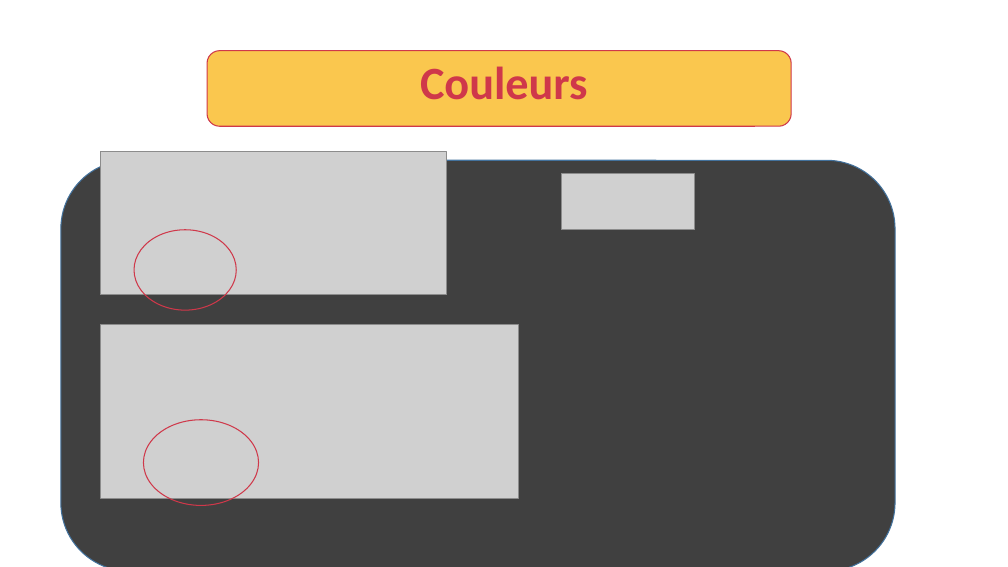
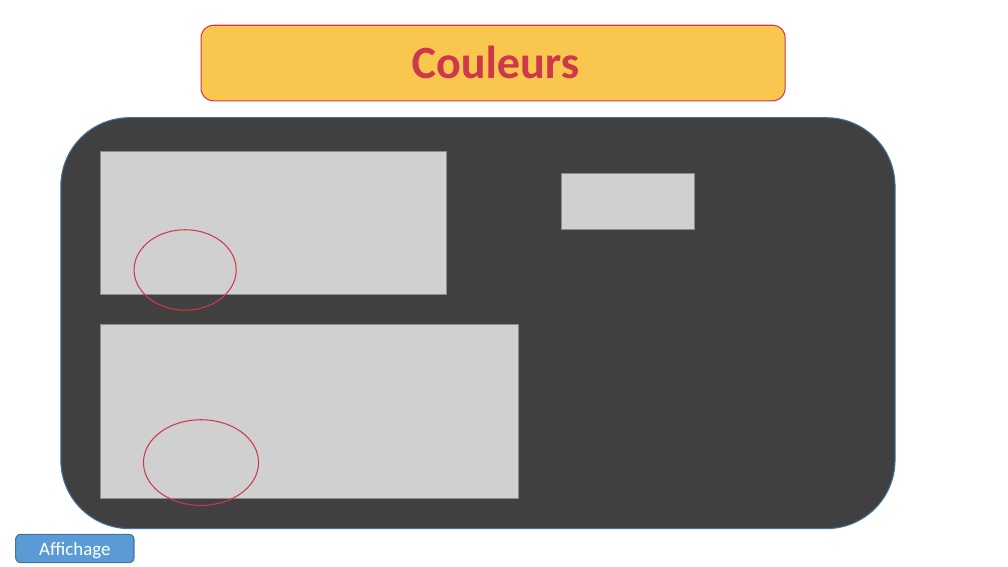
Before and after one commit to devfredgithub/CHOUETTEAGENCE, a slide deck: slide 10 of chouette agence [Enregistrement automatique].pptx (slide 12 before the commit). Drawn at 1008x567 pixels with LibreOffice and Linux fonts; fonts in the diff are those of the drawing; grey boxes stand for pictures. Boxes give left, top, right and bottom in pixels: in the first picture for what was removed or moved away, otherwise in the second. Text is boxed around its words. In the diff, an @@ line names an element or a change of style, - is before the commit and + after.

```diff
--- a/chouette agence [Enregistrement automatique].pptx
+++ b/chouette agence [Enregistrement automatique].pptx
@@ title "Couleurs": place and size @@
-title "Couleurs" at (420,66,588,100)
+title "Couleurs" at (412,45,580,79)
@@ rounded rectangle: place and size @@
-rounded rectangle at (207,51,792,126)
+rounded rectangle at (201,25,786,101)
@@ rounded rectangle: place and size @@
-rounded rectangle at (61,160,895,567)
+rounded rectangle at (61,118,895,529)
@@ rounded rectangle added at (16,535,134,563), fill #5B9BD5, outline #43739E 1 pt, 18 pt, text #FFFFFF @@
+Affichage
```
Also in this commit, not shown: 10 other slides changed, 1 slide removed.
